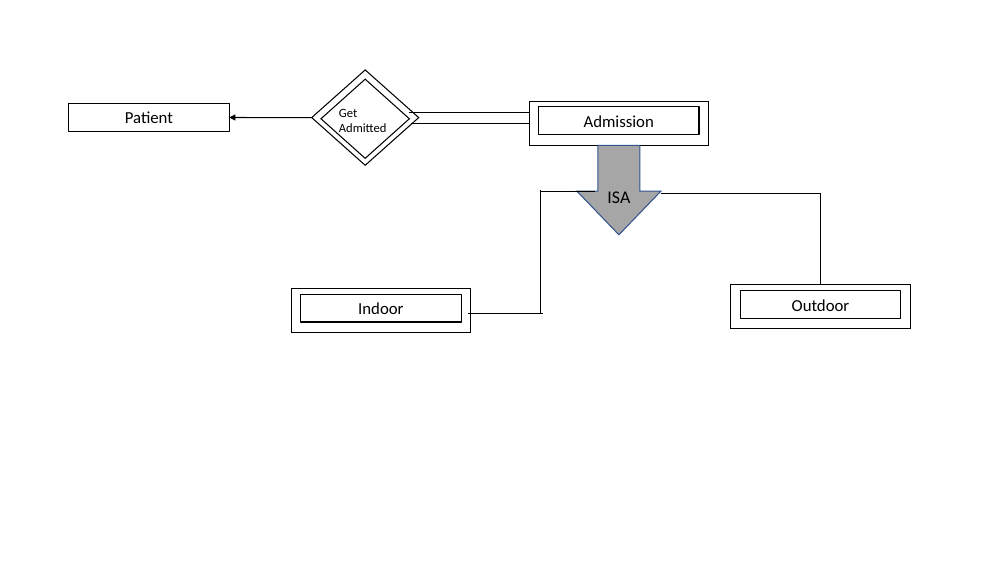
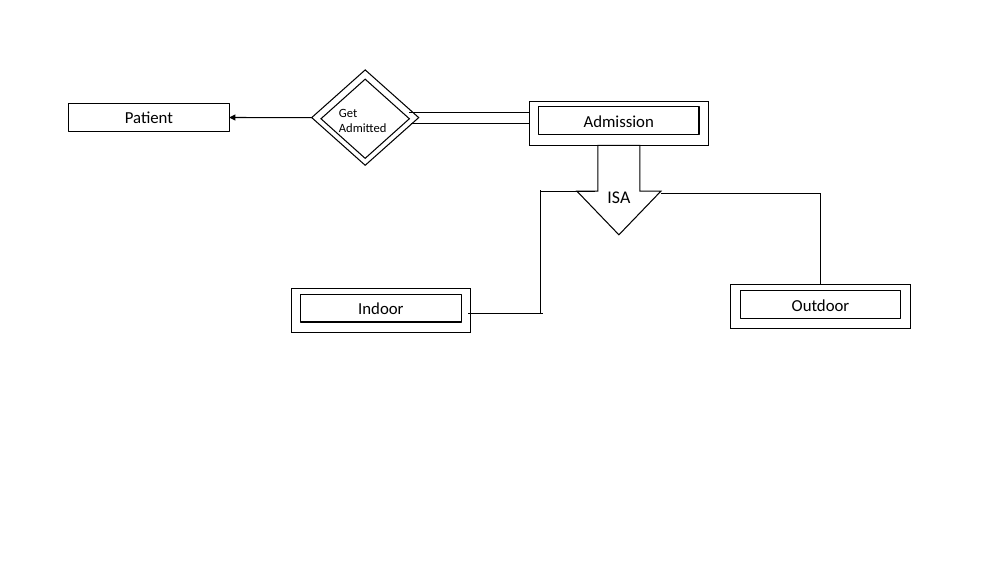
Before and after one commit to zahangir0cse/doctor-patient-crud-system-using-spring-mvc-hibernate-and-mysql-database, a slide deck: slide 5 of ERD Design.pptx. Drawn at 1008x567 pixels with LibreOffice and Linux fonts; fonts in the diff are those of the drawing. Boxes give left, top, right and bottom in pixels: in the first picture for what was removed or moved away, otherwise in the second. Text is boxed around its words. In the diff, an @@ line names an element or a change of style, - is before the commit and + after.

```diff
--- a/ERD Design.pptx
+++ b/ERD Design.pptx
@@ down arrow "ISA" at (577, 145, 661, 234): fill #A6A6A6 to none; outline #325491 1 pt to #000000 1 pt @@
```
Also in this commit, not shown: 3 other slides changed, 4 slides added.
